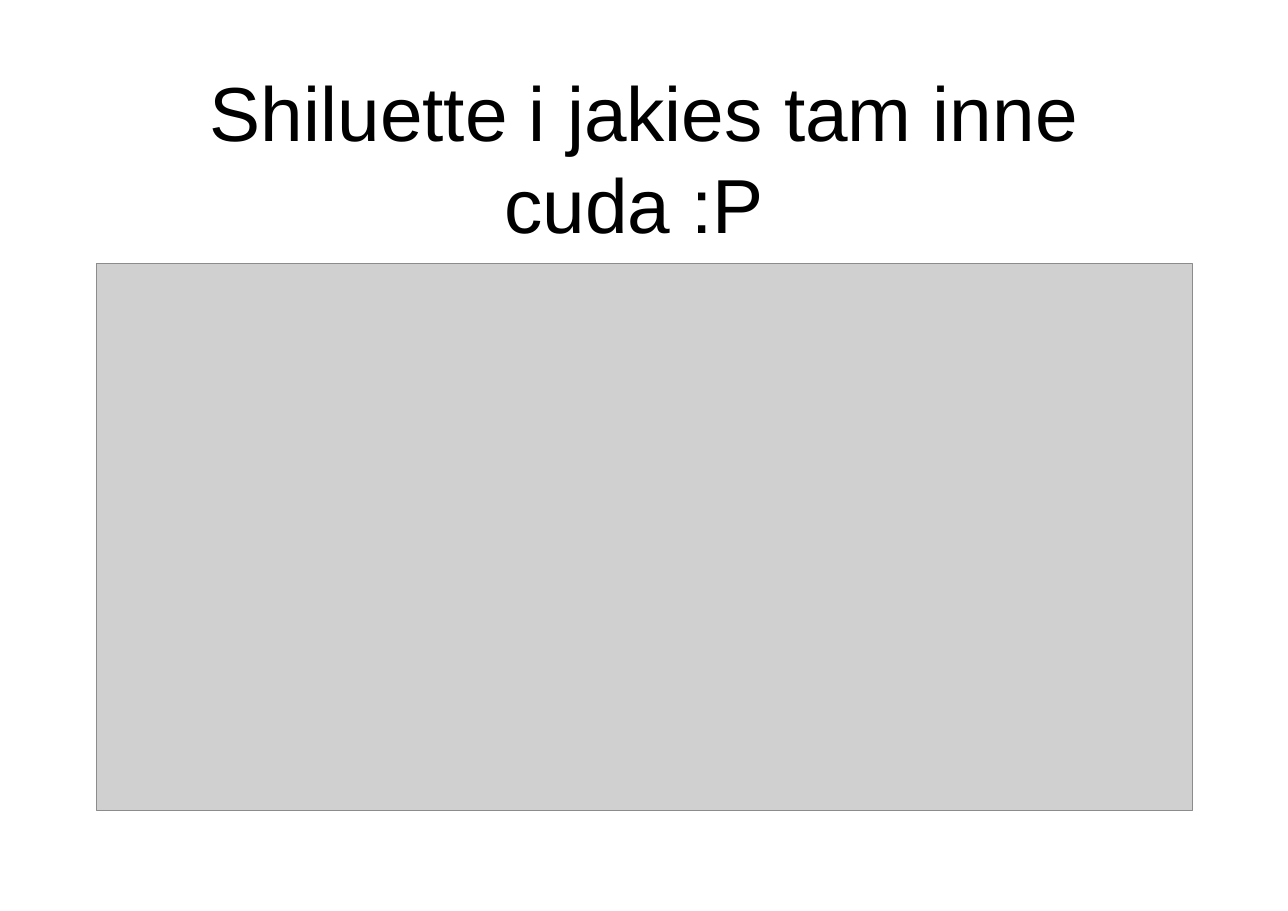
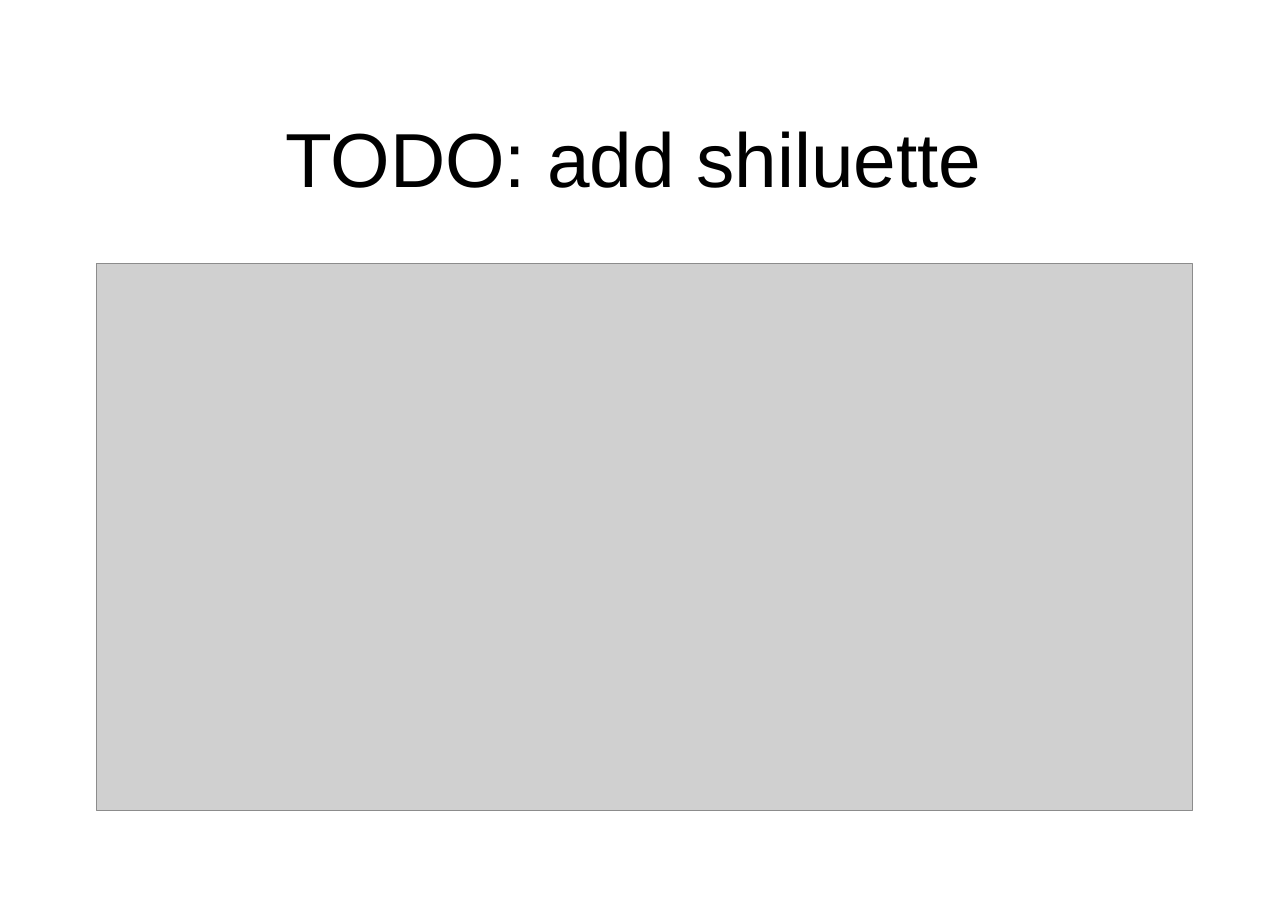
Before and after one commit to michalloska/DataExploration_Project, a slide deck: slide 21 of prezentacja.ppt. Drawn at 1288x911 pixels with LibreOffice and Linux fonts; fonts in the diff are those of the drawing; grey boxes stand for pictures; background and template pictures are left out. Boxes give left, top, right and bottom in pixels: in the first picture for what was removed or moved away, otherwise in the second. Text is boxed around its words. In the diff, an @@ line names an element or a change of style, - is before the commit and + after.

Commit message:
Updated the presentation

```diff
--- a/prezentacja.ppt
+++ b/prezentacja.ppt
@@ title at [285, 131, 981, 188]: text changed @@
-Shiluette i jakies tam inne cuda :P
+TODO: add shiluette
```
